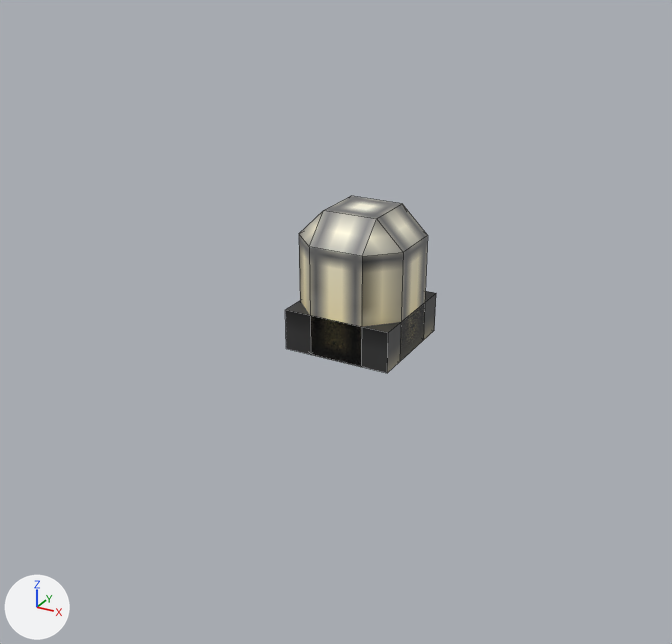
The Blender file src/main/resources/assets/eln/model/RobustLampSuspended/RobustLampSuspended.blend, before and after one commit.
Rendered twice from a camera (50 mm lens) standing at (0.879, -1.72, 0.889) and looking at (-0.037, -0.055, 0.056). Arrows for +X, +Y and +Z are at lower left; the lights stay in place. Mesh edges are drawn as thin lines.

Objects in the first picture: 'base', 'socket'.
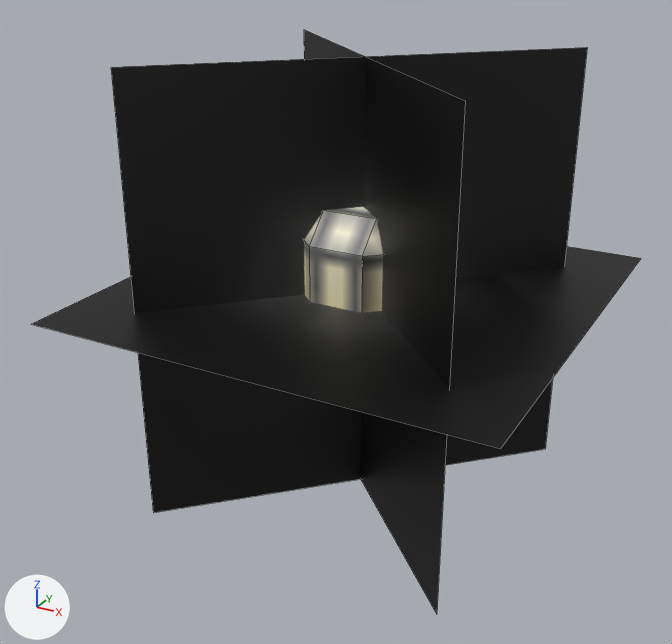
Pixel boxes (x1, y1, x2, y2) of what changed, in the pictures (672 x 644 px):
'lightAlphaNoDepth', added (black): after (32, 30, 641, 614)
'base', unchanged, covered by the edit: before (285, 291, 436, 373)

The change in detail:
Picture 'LampFlareA.png' (img_lampflarea_png) is new.
Material 'LampFlareA.png' (mat_lampflarea_png) is new.
Its texture is img_lampflarea_png.
Mesh me_lightalphanodepth is new.
It has 12 vertices, 3 faces and spans x -0.5..0.5, y -0.5..0.5, z -0.5..0.5.
It uses material mat_lampflarea_png (picture img_lampflarea_png).
Object 'lightAlphaNoDepth' (ob_lightalphanodepth) is new; it shows me_lightalphanodepth.
Its location is (0.0, 0.0, 0.125).
